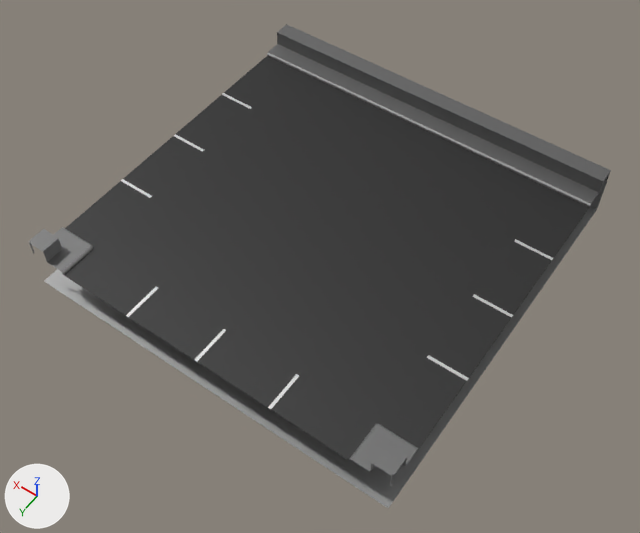
Two versions of the Blender file Start!/Assets/Map2 Assets/HighwayJoinHighway1.blend, one commit apart.
Before and after are seen from a camera (50 mm lens) standing at (-6.53, 8.99, 20.57) and looking at (3.24, -4.69, -0.93). Lighting does not change. The marker at lower left points along +X, +Y and +Z.

Names of what the first picture shows: 'Highway Join Highway 1'.
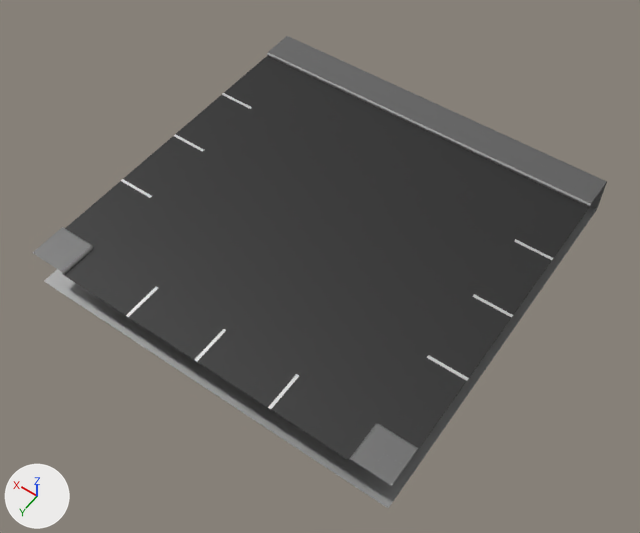
The newer file is also turned or shifted as a whole; pictures and numbers use the older file's frame.

What changed in the scene script:
```text
Change me_mesh:
    used by ob_highway_join_highway_1; location = (-2.66, -11.92, -7.33); rotation_euler = (1.571, 0.0, -1.571), in degrees (90, 0, -90)
    remove me_mesh.from_pydata(...)  # 264 vertices, 145 faces, 8 loose edges; spans x -12.5..0.0, y 6.25..8.12, z -12.5..0.0
    add me_mesh.from_pydata(...)  # 252 vertices, 133 faces, 14 loose edges; spans x -12.5..0.0, y 6.25..7.63, z -12.5..0.0
    me_mesh part 1: the loose piece of 6 vertices spanning x -12.5..-11.88, y 8.12, z -0.62..0.0 is moved by (0.0, -0.5, 0.0)
    me_mesh part 2: the loose piece of 6 vertices spanning x -12.5..-11.88, y 8.12, z -12.5..-11.88 is deleted
    me_mesh part 3
    8 vertices are removed from x -12.5..-11.88, y 8.12, z -0.62..0.0
    8 faces are deleted
    2 vertices move from x -12.5, y 7.57, z 0.0 to x -12.5, y 7.62, z 0.0
    4 loose edges are added
    me_mesh part 4
    14 vertices are removed from x -12.5..-0.05, y 8.12, z -12.5..0.0
    18 faces are deleted
    4 vertices move from x -12.5..-11.88, y 7.57..8.12, z -12.5..-11.89 to x -12.5..-11.88, y 7.63, z -12.5..-11.89
    16 vertices are added at x -12.5..-0.05, y 7.61..7.62, z -12.5..0.0
    2 loose edges are added
    18 new faces join them
```

Changed parts and their boxes [x1, y1, x2, y2] in the pictures (640 x 533 px; the box of a moved part takes in the faces that stretch with it):
'Highway Join Highway 1', reshaped
    before: [29, 24, 611, 508]
    after: [32, 36, 607, 508]
part 1 of me_mesh, moved or reshaped
    before: [371, 444, 407, 475]
    after: [371, 454, 405, 484]
part 2 of me_mesh, deleted
    before: [29, 229, 58, 251]
part 3 of me_mesh, cut back
    before: [370, 458, 407, 487]
part 4 of me_mesh, moved or reshaped
    before: [29, 24, 611, 271]
    after: [32, 36, 607, 271]
